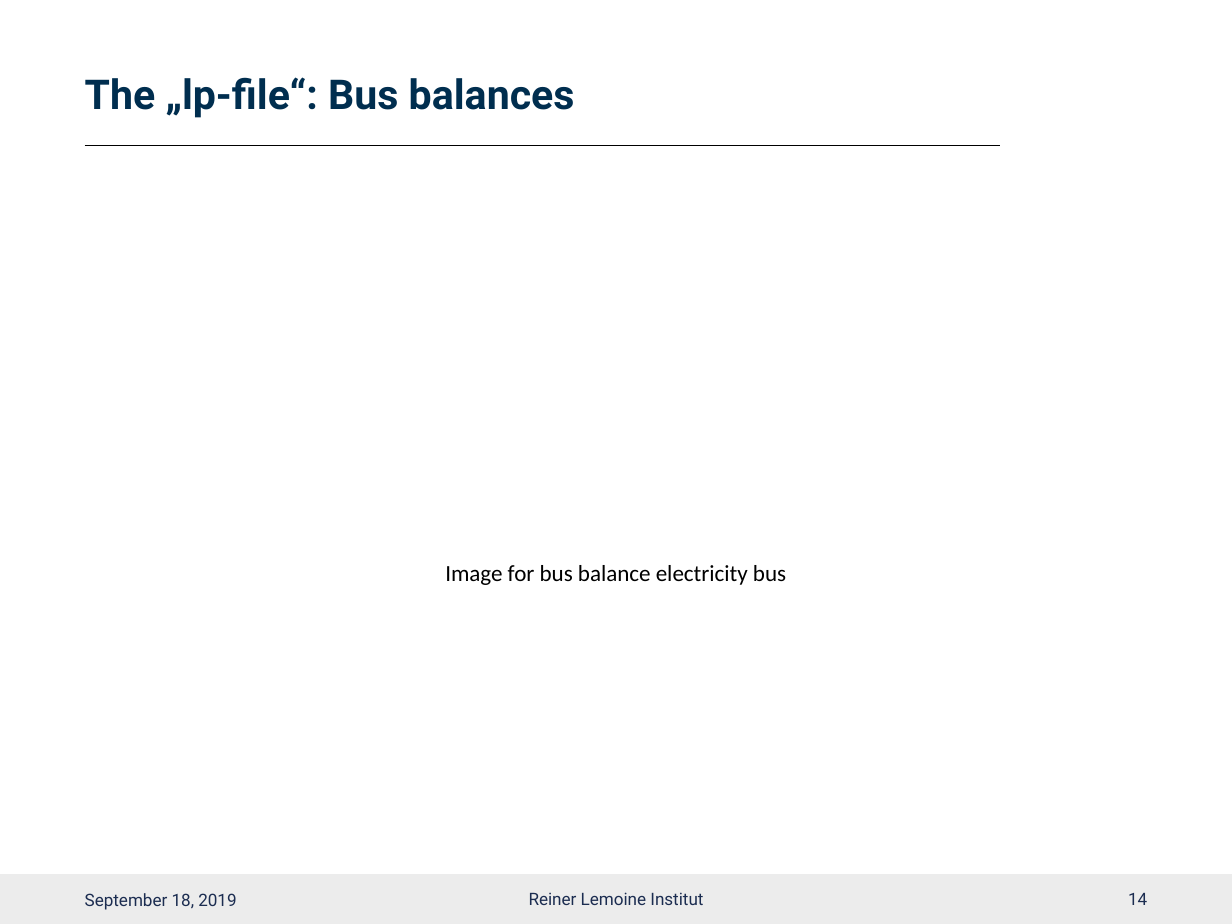
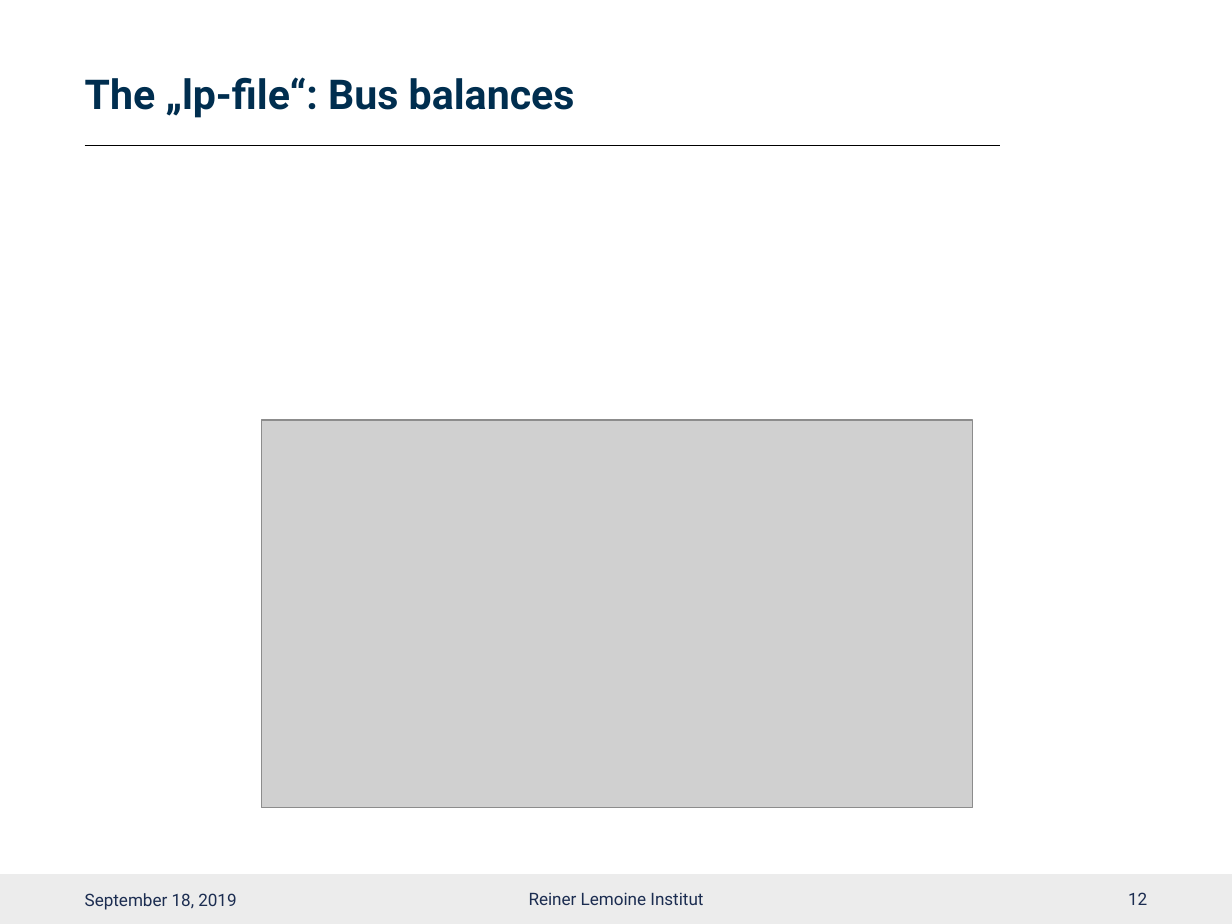
Before and after one commit to smartie2076/oemof_workshop, a slide deck: slide 13 of Oemof_Workshop_07_Constraints.pptx (slide 15 before the commit). Drawn at 1232x924 pixels with LibreOffice and Linux fonts; fonts in the diff are those of the drawing; grey boxes stand for pictures; background and template pictures are left out. Boxes give left, top, right and bottom in pixels: in the first picture for what was removed or moved away, otherwise in the second. Text is boxed around its words. In the diff, an @@ line names an element or a change of style, - is before the commit and + after.

```diff
--- a/Oemof_Workshop_07_Constraints.pptx
+++ b/Oemof_Workshop_07_Constraints.pptx
@@ picture added at (261, 420, 972, 808) @@
@@ text removed at (445, 565, 786, 585) @@
-Image for bus balance electricity bus
@@ page number at (1128, 892, 1147, 905): text changed @@
-14
+12
```
Also in this commit, not shown: 11 other slides changed, 2 slides removed, 1 other file.
